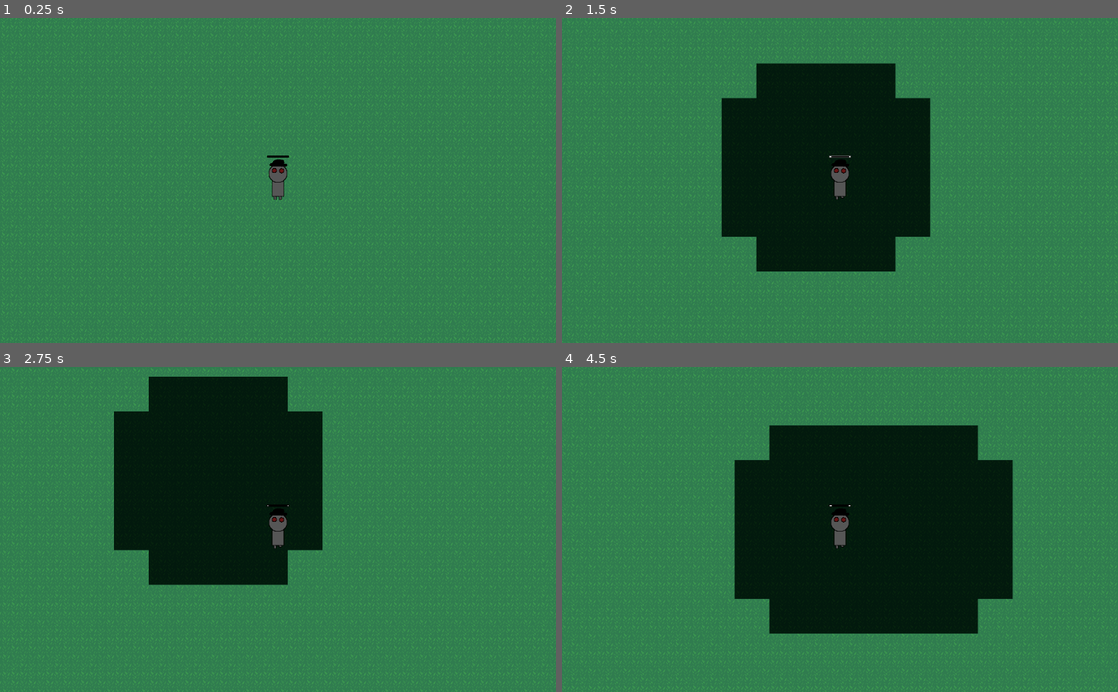
Above: before the commit, frames 1-4 (two rows, left to right).
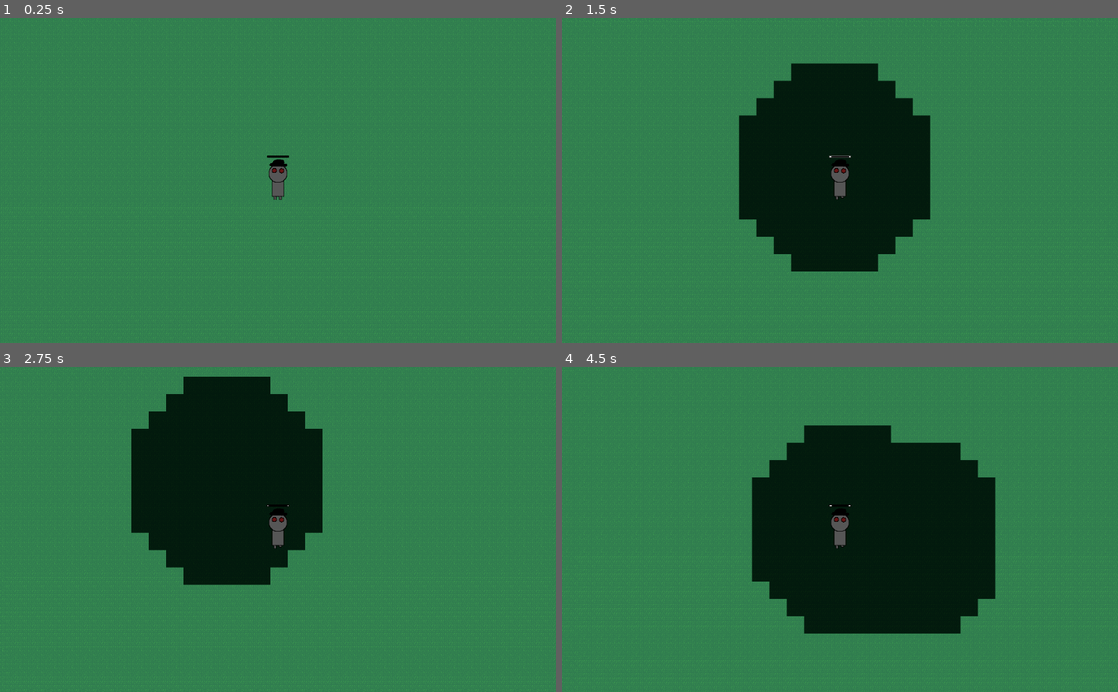
Above: after the commit, the same moments.

Repository: doomium-chloride/kiwijam2021-ADAPT
Game: Godot game, scene res://Levels/TestLevel.tscn
The game is run twice, just before and just after one commit, with the same random seed, the same clock (stepped at 60 frames per second) and the same inputs. This scene is started directly instead of the project's main scene.
Inputs:
- Up to frame 1 (0.25 s): no input
- Up to frame 2 (1.5 s): tap Enter at 0.5 s; hold Right (ui_right) 0.53-1.28 s; tap Space (ui_select) at 0.77 s; hold Down (ui_down) from 1.28 s (still down)
- Up to frame 3 (2.75 s): tap Space (ui_select) at 1.52 s; release Down (ui_down) at 2.03 s; hold Right (ui_right) from 2.03 s (still down)
- Up to frame 4 (4.5 s): release Right (ui_right) at 2.78 s; hold Up (ui_up) 2.78-3.53 s; tap Space (ui_select) at 3.02, 3.77 s; hold Left (ui_left) from 3.53 s (still down)

The runs differ from the first frame. In frame 1, 1.9% of the frame differs, in the area x 0-100%, y 0-100%; in frame 2, 4.8%; in frame 3, 4.6%; in frame 4, 6.7%.

Commit message:
Make grass scale smaller

Diff:
--- a/Scripts/Floor.gd
+++ b/Scripts/Floor.gd
@@ -5,6 +5,7 @@
 
 export var rows = 100
 export var columns = 100
+export var tile_scale = 0.5
 
 var length = 64
 var half = length / 2
@@ -19,8 +20,9 @@
 
 func make_tile(row, column):
 	var tile = tile_class.instance()
+	tile.scale = Global.scale2(tile_scale)
 	var y = row * length + half
 	var x = column * length + half
-	tile.position = Vector2(x, y)
+	tile.position = Vector2(x, y) * tile_scale
 	tile.z_index = -10
 	add_child(tile)
